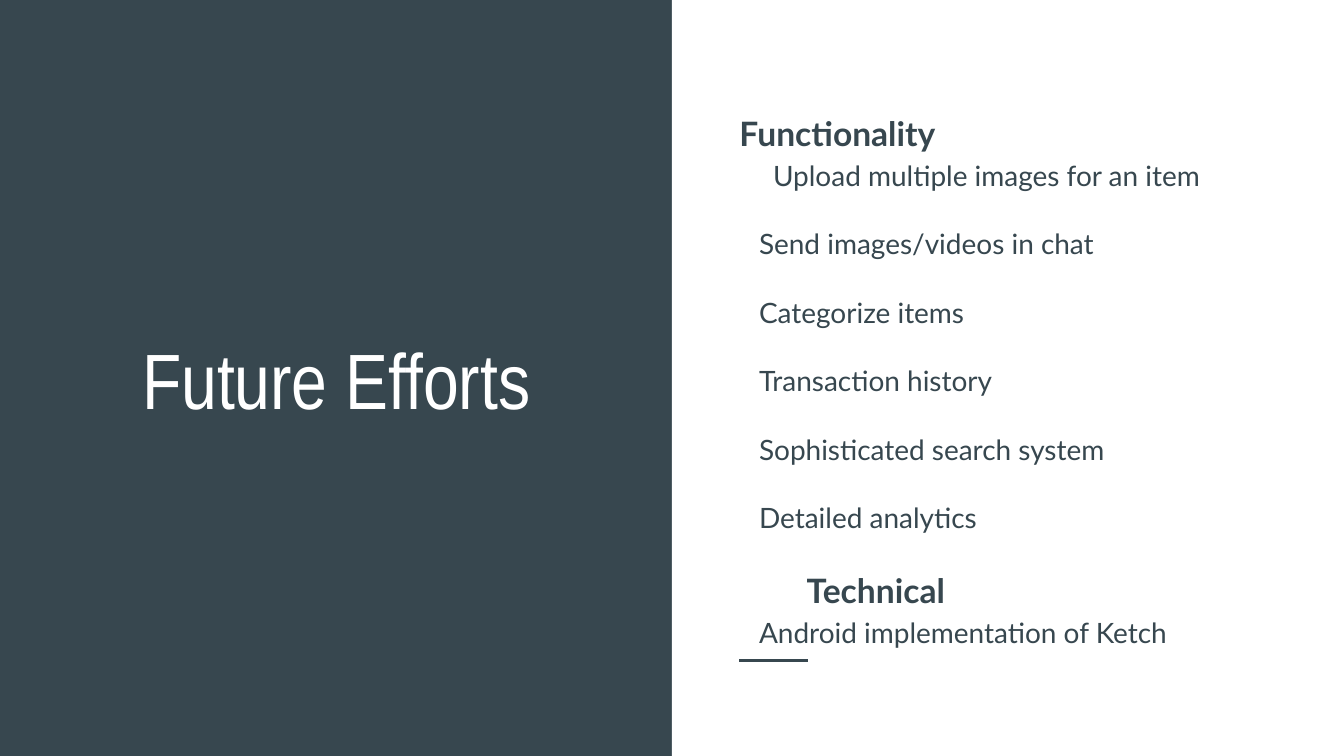
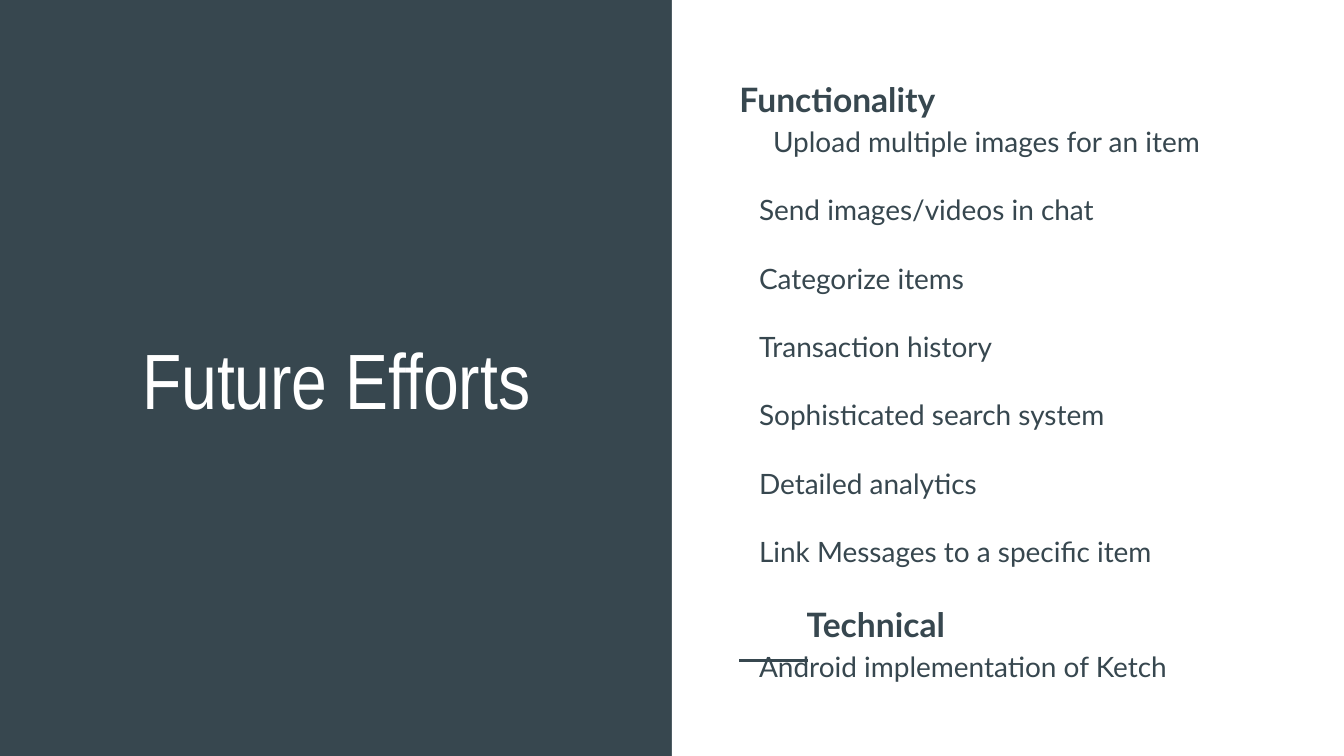
Before and after one commit to connorbutler44/Ketch, a slide deck: slide 23 of docs/Ketch Final.pptx (slide 22 before the commit). Drawn at 1344x756 pixels with LibreOffice and Linux fonts; fonts in the diff are those of the drawing. Boxes give left, top, right and bottom in pixels: in the first picture for what was removed or moved away, otherwise in the second. Text is boxed around its words. In the diff, an @@ line names an element or a change of style, - is before the commit and + after.

```diff
--- a/docs/Ketch Final.pptx
+++ b/docs/Ketch Final.pptx
@@ text at bbox=[759, 541, 1151, 567]: paragraph added @@
+Link Messages to a specific item
```
Also in this commit, not shown: 1 other slide changed, 2 slides added.
